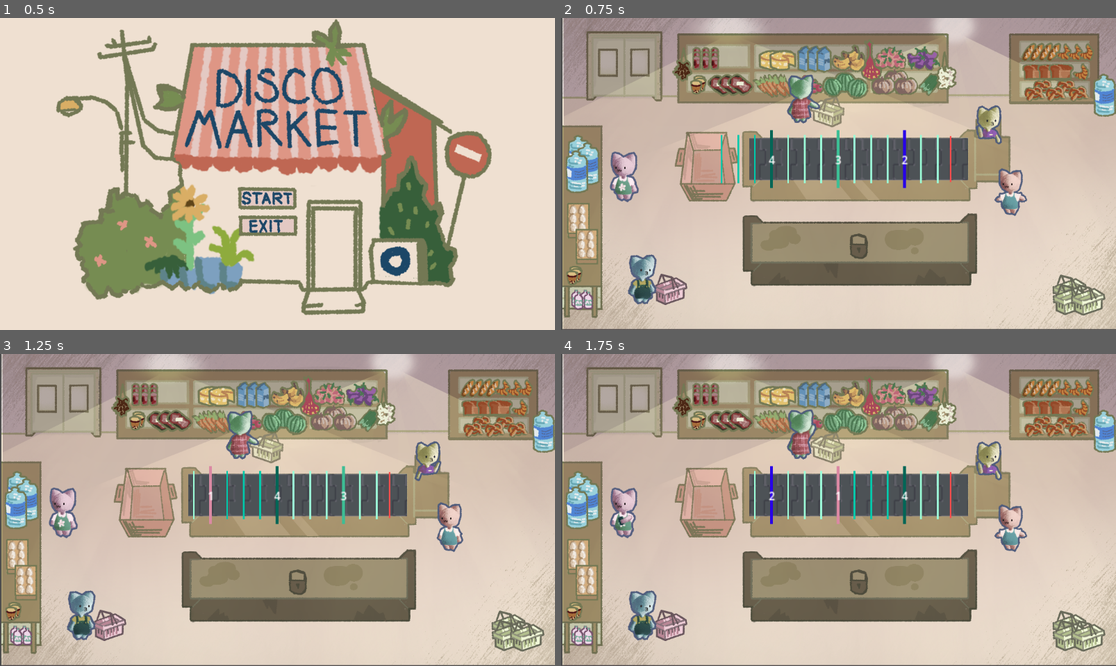
Above: before the commit, frames 1-4 (two rows, left to right).
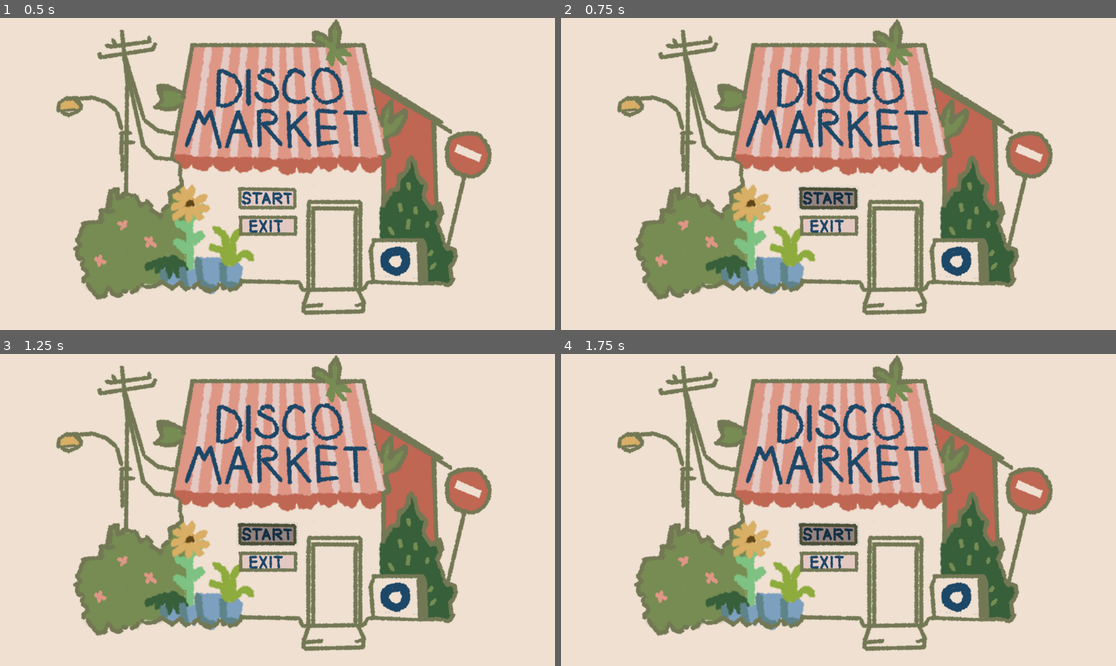
Above: after the commit, the same moments.

Repository: TheSenPie/disco-market
Game: Godot game, scene res://main_menu.tscn
Same seed, same stepped clock (60 frames per second), same inputs: the game is played once before the commit and once after it.
Inputs (mouse positions are in pixels of both pictures, inside the frame that each line leads up to):
- Up to frame 1 (0.5 s): no input
- Up to frame 2 (0.75 s): click (827, 198) at 0.5 s
- Up to frame 3 (1.25 s): no input
- Up to frame 4 (1.75 s): click (827, 534) at 1.27 s

Frame 1 is identical in both runs. In frame 2, 79% of the frame differs, in the area x 0-100%, y 0-100%; in frame 3, 79%; in frame 4, 79%.

Commit message:
Rove placeholder items from main scene

Diff:
--- a/main.tscn
+++ b/main.tscn
@@ -3,16 +3,8 @@
 [ext_resource type="Texture2D" uid="uid://cq6wiqlvpd575" path="res://assets/preview.jpg" id="1_ig7tw"]
 [ext_resource type="PackedScene" uid="uid://dap73vn77pecc" path="res://objects/belt/belt.tscn" id="2_0xm2m"]
 [ext_resource type="Texture2D" uid="uid://biplig1hl5c62" path="res://assets/Sprites/background.png" id="2_efxa6"]
-[ext_resource type="PackedScene" uid="uid://7joj6v22pfw7" path="res://objects/item/apple.tscn" id="3_h2yge"]
 [ext_resource type="Texture2D" uid="uid://pjvxdr0d7x70" path="res://assets/Sprites/furniture.png" id="3_w48qg"]
-[ext_resource type="PackedScene" uid="uid://c8phfwcg3qysd" path="res://objects/item/ant.tscn" id="4_4c57u"]
 [ext_resource type="Texture2D" uid="uid://dtkege8apx01x" path="res://assets/Sprites/lights.png" id="4_vivmo"]
-[ext_resource type="PackedScene" uid="uid://e3mk4fd52ry6" path="res://objects/item/balls.tscn" id="5_efxa6"]
-[ext_resource type="PackedScene" uid="uid://bvy6voirbslyx" path="res://objects/item/boob.tscn" id="6_dg77c"]
-[ext_resource type="PackedScene" uid="uid://busye05j6kuqb" path="res://objects/item/coffee.tscn" id="7_ycdy4"]
-[ext_resource type="PackedScene" uid="uid://b0d67cgjg26il" path="res://objects/item/crab.tscn" id="8_w48qg"]
-[ext_resource type="PackedScene" uid="uid://c41nufm3sbqhw" path="res://objects/item/cupcake.tscn" id="9_vivmo"]
-[ext_resource type="PackedScene" uid="uid://dlugvi0nglbyr" path="res://objects/item/duck.tscn" id="10_2cqfq"]
 [ext_resource type="Texture2D" uid="uid://bpr1mi0io4di0" path="res://assets/Sprites/food.png" id="14_2cqfq"]
 [ext_resource type="Texture2D" uid="uid://bx75cqqiw7o1p" path="res://assets/Sprites/Cats/cat2_2.png" id="15_vivmo"]
 [ext_resource type="Texture2D" uid="uid://dxx7ht8tklrph" path="res://assets/Sprites/Cats/cat1_1.png" id="16_2cqfq"]
